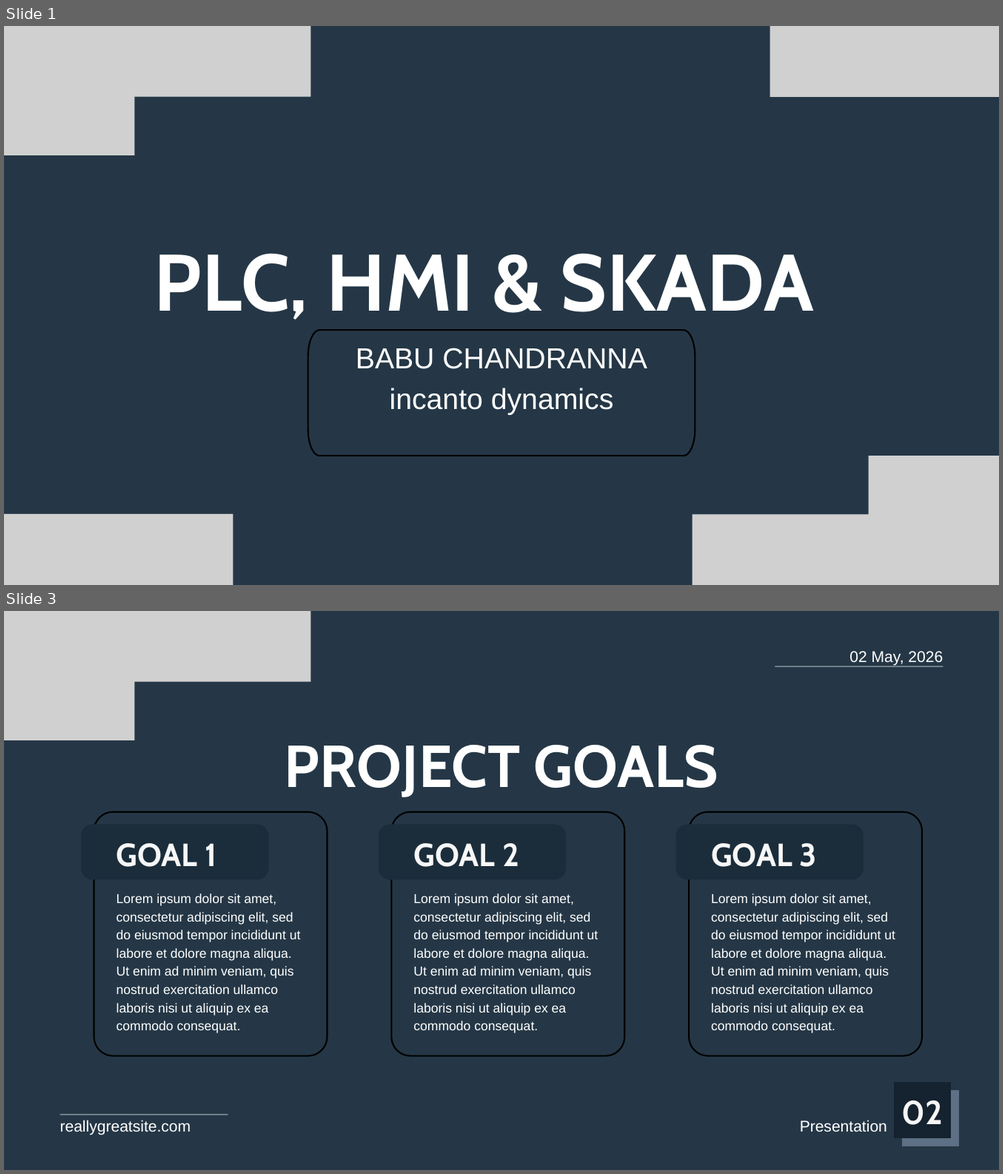
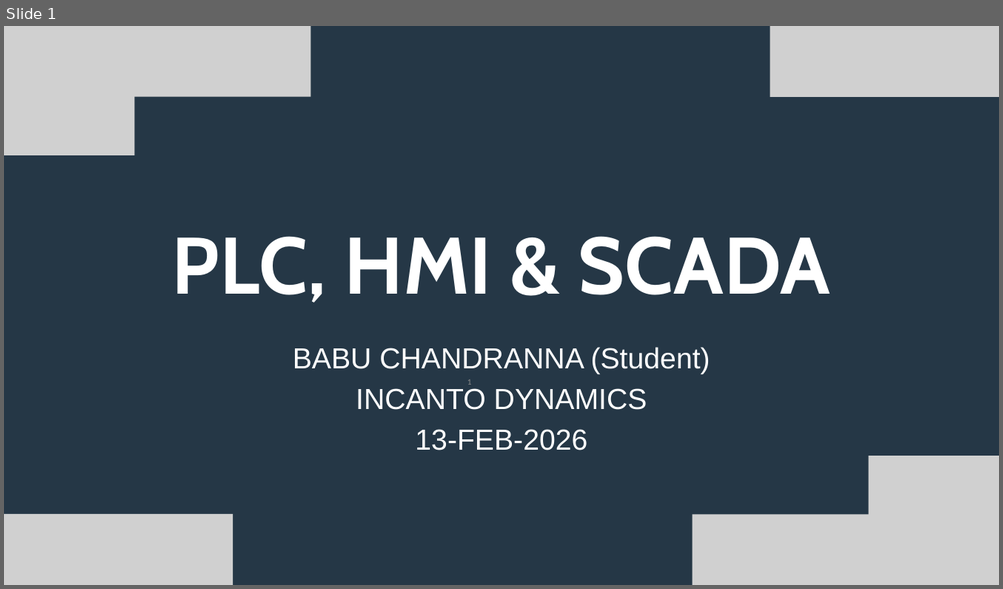
Before and after one commit to babubhare/plc_id, a slide deck: presentation/id_plc_hmi_scada.pptx. Shown one above the other, each under a label of ours: slides 1 and 3 before the commit, slide 1 after it; the slides between them are not shown. The pictures are 1003x1174 and 1003x589 pixels, drawn with LibreOffice and Linux fonts; fonts in the diff are those of the drawing; grey boxes stand for pictures. Boxes give left, top, right and bottom in pixels: in the first picture for what was removed or moved away, otherwise in the second. Text is boxed around its words. In the diff, an @@ line names an element or a change of style, - is before the commit and + after.

```diff
--- a/presentation/id_plc_hmi_scada.pptx
+++ b/presentation/id_plc_hmi_scada.pptx
@@ slide 3 removed at box(4, 611, 999, 1170), background #253746 @@
@@ picture removed at box(4, 611, 311, 682) @@
@@ picture removed at box(4, 653, 135, 741) @@
@@ text removed at box(849, 651, 942, 666) @@
-02 May, 2026
@@ line removed from (775, 667) to (943, 667) @@
@@ text removed at box(284, 745, 718, 797) @@
-PROJECT GOALS
@@ freeform shape removed at box(81, 824, 269, 880) @@
@@ freeform shape removed at box(94, 812, 327, 1056) @@
@@ freeform shape removed at box(378, 824, 566, 880) @@
@@ freeform shape removed at box(391, 812, 625, 1056) @@
@@ freeform shape removed at box(676, 824, 863, 880) @@
@@ freeform shape removed at box(688, 812, 922, 1056) @@
@@ text removed at box(116, 843, 216, 867) @@
-GOAL 1
@@ text removed at box(413, 843, 519, 867) @@
-GOAL 2
@@ text removed at box(711, 843, 817, 867) @@
-GOAL 3
@@ text removed at box(116, 894, 301, 1034) @@
-Lorem ipsum dolor sit amet, consectetur adipiscing elit, sed do eiusmod tempor incididunt ut labore et dolore magna aliqua. Ut enim ad minim veniam, quis nostrud exercitation ullamco laboris nisi ut aliquip ex ea commodo consequat.
@@ text removed at box(413, 894, 598, 1034) @@
-Lorem ipsum dolor sit amet, consectetur adipiscing elit, sed do eiusmod tempor incididunt ut labore et dolore magna aliqua. Ut enim ad minim veniam, quis nostrud exercitation ullamco laboris nisi ut aliquip ex ea commodo consequat.
@@ text removed at box(711, 894, 895, 1034) @@
-Lorem ipsum dolor sit amet, consectetur adipiscing elit, sed do eiusmod tempor incididunt ut labore et dolore magna aliqua. Ut enim ad minim veniam, quis nostrud exercitation ullamco laboris nisi ut aliquip ex ea commodo consequat.
@@ freeform shape removed at box(893, 1082, 950, 1138) @@
@@ freeform shape removed at box(902, 1091, 959, 1147) @@
@@ line removed from (60, 1115) to (227, 1115) @@
@@ text removed at box(60, 1120, 191, 1136) @@
-reallygreatsite.com
@@ text removed at box(800, 1120, 887, 1132) @@
-Presentation
@@ text removed at box(902, 1101, 943, 1125) @@
-02
@@ slide 1 changed as well @@
@@ text at box(172, 236, 831, 303): text changed @@
-PLC, HMI & SKADA
+PLC, HMI & SCADA
@@ text "BABU CHANDRANNA (Student)" at box(293, 347, 710, 451): vertical alignment top to bottom @@
@@ freeform shape removed at box(308, 330, 694, 456) @@
@@ text at box(293, 347, 710, 451): text changed @@
-BABU CHANDRANNA
-incanto dynamics
+BABU CHANDRANNA (Student)
+INCANTO DYNAMICS
+13-FEB-2026
@@ page number added at box(467, 380, 472, 385), 12 pt, text #8C8C8C @@
+1
```
Also in this commit, not shown: 1 other slide changed, 21 slides added, 7 other slides removed, 1 other file.
